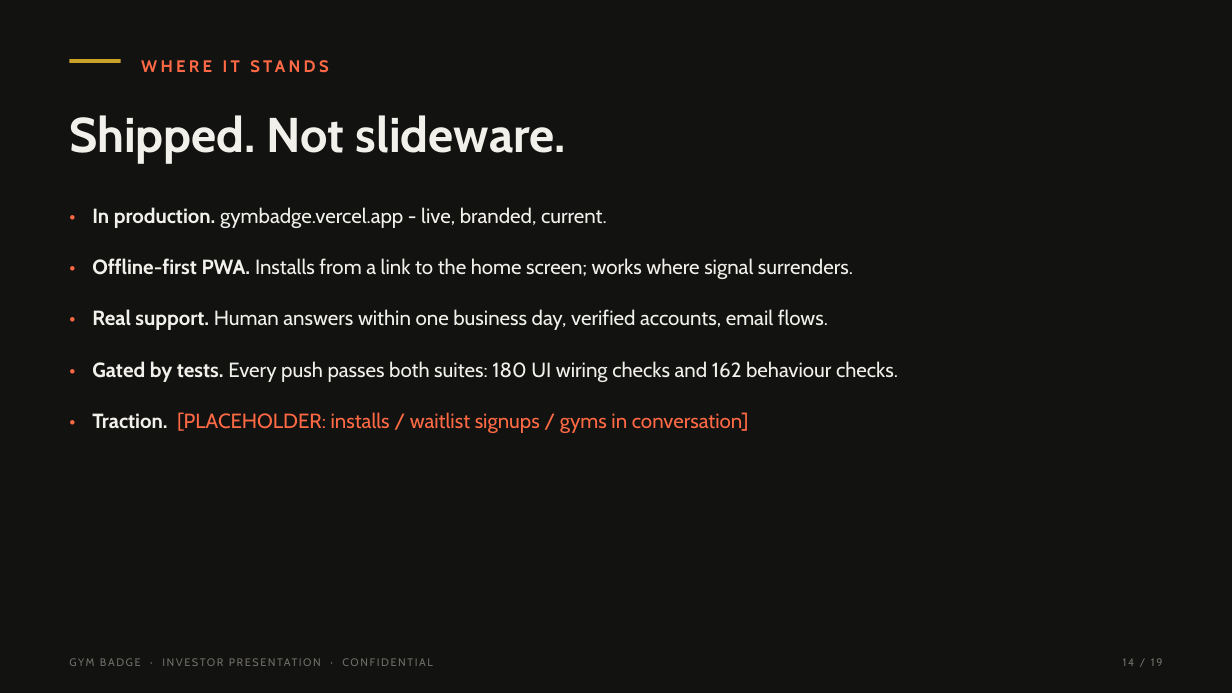
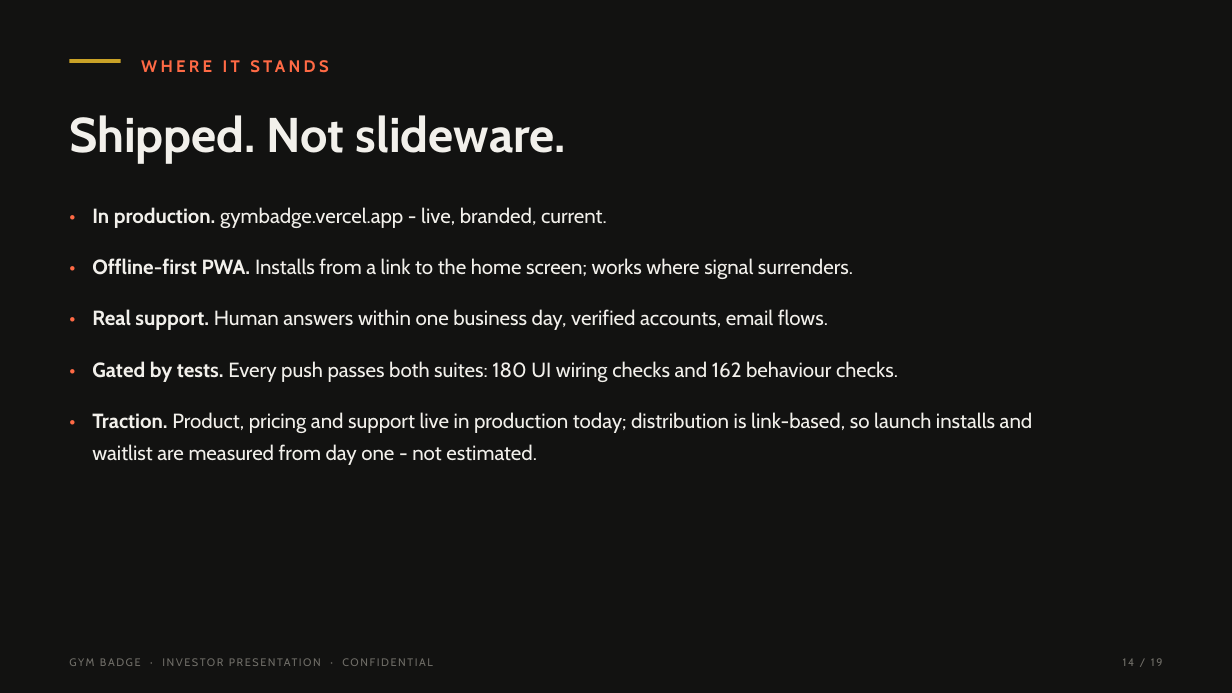
Before and after one commit to tearsmith10/Gym-badge, a slide deck: slide 14 of pitch/gymbadge-investor-deck.pptx. Drawn at 1232x693 pixels with LibreOffice and Linux fonts; fonts in the diff are those of the drawing. Boxes give left, top, right and bottom in pixels: in the first picture for what was removed or moved away, otherwise in the second. Text is boxed around its words. In the diff, an @@ line names an element or a change of style, - is before the commit and + after.

Commit message:
Investor deck: fill all 11 slots with verified, editable facts
Every coral [PLACEHOLDER: ...] slot now carries real information, each
traceable to a primary source - nothing invented:

- Cover: November 2026.
- Market: $12.1B in 2025 growing 13.4% a year to $33.6B by 2033
  (Grand View Research, Fitness Apps Market 2026-2033 - fetched and
  verified from grandviewresearch.com at build time).
- Price point: the product's own published pricing (web/pricing.html,
  web/assets/js/pricing.js) - Premium 5,000 NGN/mo (~$3.23 at the
  app's stated 1 USD = 1,550 NGN rate) in 16 currencies, Elite
  9,500 NGN/mo.
- Gym partners: live corporate seat packages - Team / Business /
  Enterprise from 3,000 NGN per seat/mo.
- Take rate: 15% at launch (marketplace launches in v2 - stated as
  the launch rate, flexed per partner).
- Traction: honest pre-seed framing - product, pricing and support are
  live; installs and waitlist are measured from launch, not estimated.
- Roadmap: THEN lands months 6-12 post-close.
- Ask: $1.5M pre-seed SAFE, $8M cap, 20% discount, 4-6 week rolling
  close (editable deal terms).
- Contact: Tearsmith - Founder & CEO, company row Gym Badge, matching
  the site's own (c) 2026 Gym Badge footer.
- Document metadata authors updated to "Tearsmith, Gym Badge".

QA: PPTX text dump shows TOTAL PLACEHOLDERS: 0 across 19 slides;
every changed page visually re-rendered and checked; GYMS card
orphaned-period wrap fixed. README documents the filled state and the
[[...]] -> coral slot mechanism. Suites 180/180, 162/162.

```diff
--- a/pitch/gymbadge-investor-deck.pptx
+++ b/pitch/gymbadge-investor-deck.pptx
@@ text at (92,412,1033,433): text changed; text colour #FF6A45 to #F2F0EB @@
-Traction. [PLACEHOLDER: installs / waitlist signups / gyms in conversation]
+Traction. Product, pricing and support live in production today; distribution is link-based, so launch installs and
@@ text added at (92,444,537,465), 16 pt, text #F2F0EB @@
+waitlist are measured from day one - not estimated.
```
Also in this commit, not shown: 6 other slides changed, 3 other files.
